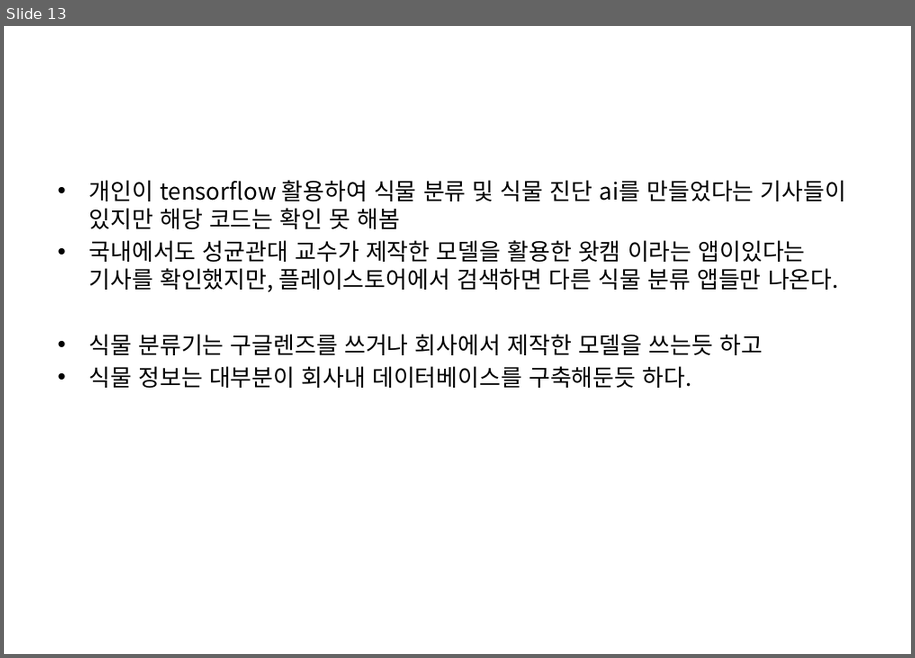
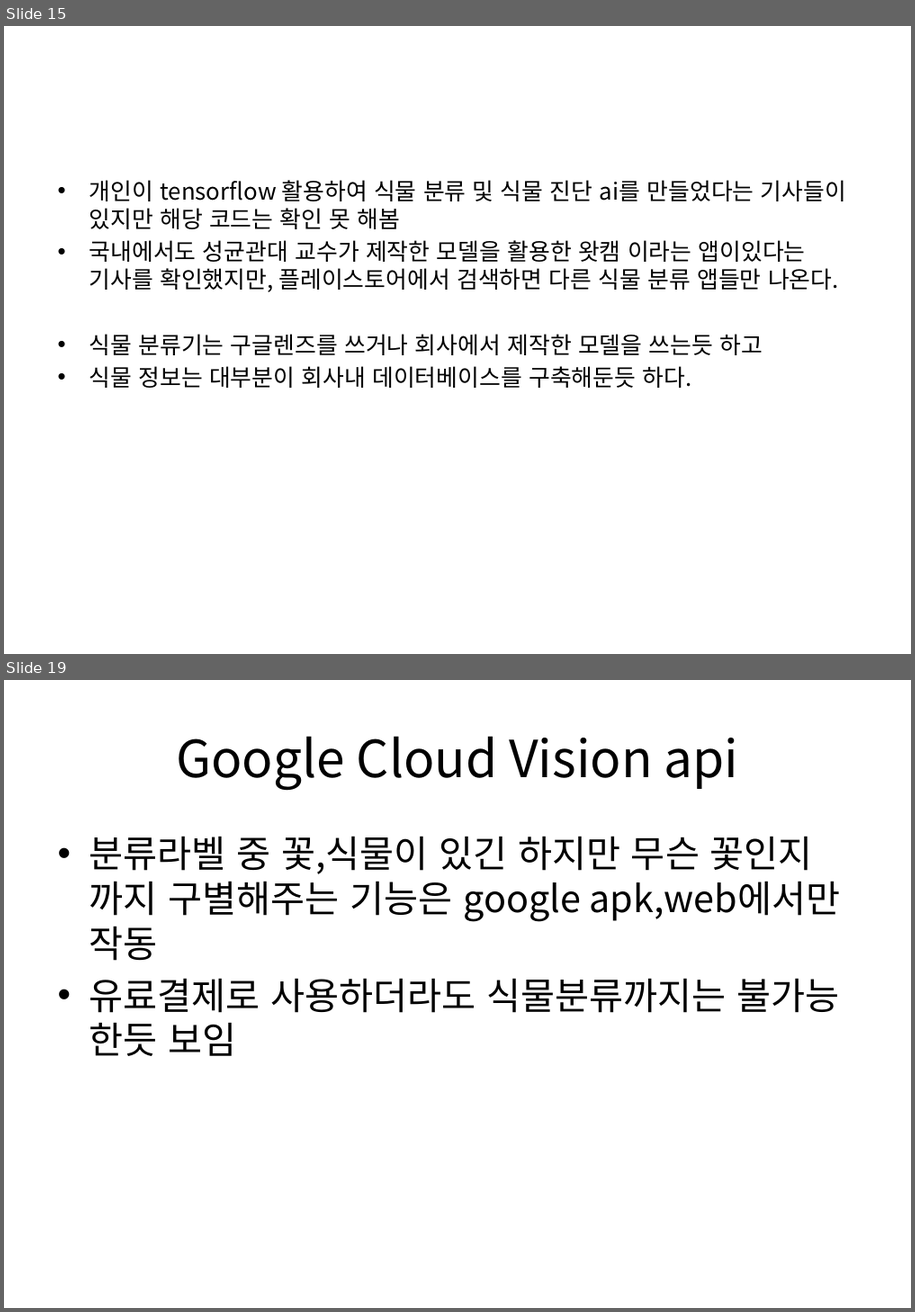
Before and after one commit to s45000/FlowerManage, a slide deck: 꽃어플리케이션.pptx. Shown one above the other, each under a label of ours: slide 13 before the commit, slides 15 and 19 after it; the slides between them are not shown. The pictures are 915x658 and 915x1312 pixels, drawn with LibreOffice and Linux fonts; fonts in the diff are those of the drawing. Boxes give left, top, right and bottom in pixels: in the first picture for what was removed or moved away, otherwise in the second. Text is boxed around its words. In the diff, an @@ line names an element or a change of style, - is before the commit and + after.

```diff
--- a/꽃어플리케이션.pptx
+++ b/꽃어플리케이션.pptx
@@ slide 19 added at (x1=4, y1=680, x2=911, y2=1308), background #FFFFFF @@
@@ title added at (x1=176, y1=736, x2=739, y2=791), 44 pt, text #000000 @@
+Google Cloud Vision api
@@ text added at (x1=90, y1=836, x2=840, y2=1056), 32 pt, text #000000 @@
+• 분류라벨 중 꽃,식물이 있긴 하지만 무슨 꽃인지 까지 구별해주는 기능은 google apk,web에서만 작동
+• 유료결제로 사용하더라도 식물분류까지는 불가능 한듯 보임
@@ what was slide 13 is now slide 15 @@
```
Also in this commit, not shown: 1 slide changed, 8 other slides added, 1 slide removed, 3 other files.
